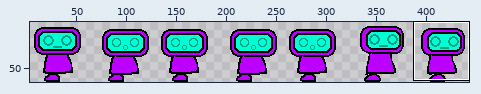
Two states of a sprite sheet, assets/robotwalkOneLeg.png. Above: a wide view before the commit, with the close-up outlined.
Close-up. First the earlier version:
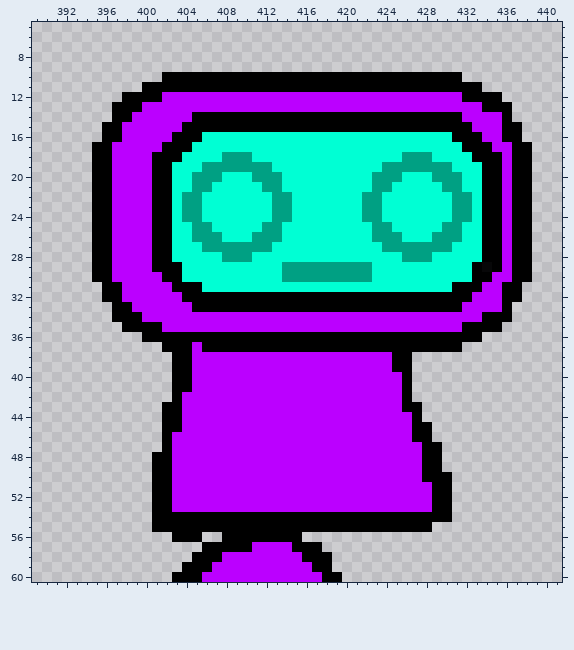
The file is 448x64 pixels. Pixels under 10% opacity are left out. Colours within 5 levels of each other are drawn and written as one. Shown: x 389..441, y 5..60. The wide view leaves out empty margins. The commit also changed other parts of the picture, which this record leaves out.
And afterwards:
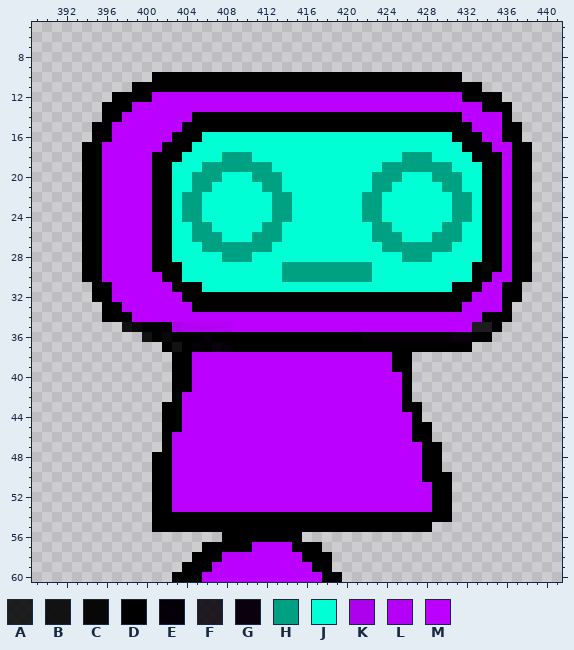
Palette (. is transparent): A #000000da  B #000000e8  C #000000f5  D #000000  E #050008  F #070009df  G #0a000e  H #00a083  J #00ffd4  K #ad00ec  L #b500f7  M #bb00ff
The exact change:
Changed rows in their new state; - is an unchanged pixel.
first column x 394:
10 -------D---------------------------------
11 -----D-----------------------------------
12 ---D---M---------------------------------
13 --D--M-----------------------------------
14 --D-M------------------------------------
15 -D-M-------------------------------------
16 -D-M-------------------------------------
17 D-M--------------------------------------
18 D-M--------------------------------------
19 D-M--------------------------------------
20 D-M--------------------------------------
21 D-M--------------------------------------
22 D-M--------------------------------------
23 D-M--------------------------------------
24 D-M--------------------------------------
25 D-M--------------------------------------
26 D-M--------------------------------------
27 D-M--------------------------------------
28 D-M--------------------------------------
29 D-M--------------------------------------
30 D-M--------------------------------------
31 -D-M-------------------------------------
32 -D-M-------------------------------------
33 --D-M------------------------------------
34 --D--M-----------------------------------
35 ----BC--DKLLLLL-----------------------MFA
36 ------B-C---E---------------EEEEEEEEEGG-D
37 ---------B-E-GE-----------------------D--
first column x 403:
56 ...
Where, in picture pixels (left, top, right, bottom), the same in both close-ups:
changed: (82, 72, 232, 352)
changed: (362, 322, 492, 352)
erased: (172, 532, 202, 542)
